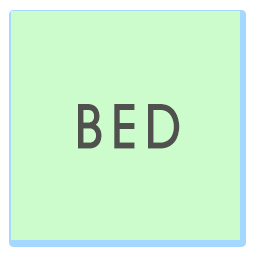
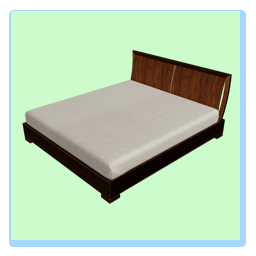
Layered file, before and after one edit (256x256). Changes by layer:
hid "BED" over [78, 104, 180, 149]
added layer "Layer 4" above "Rectangle 1" over [22, 50, 232, 204]
